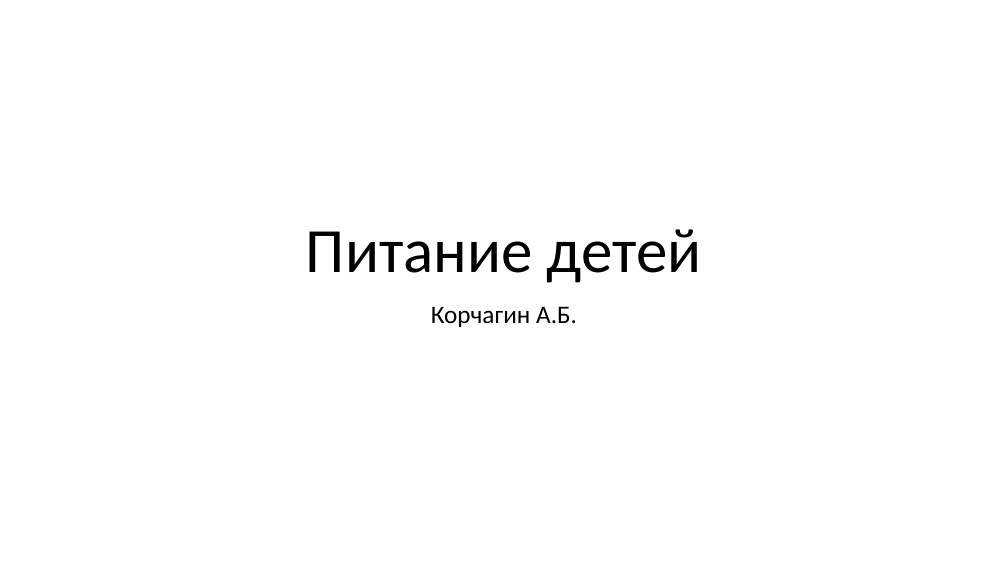
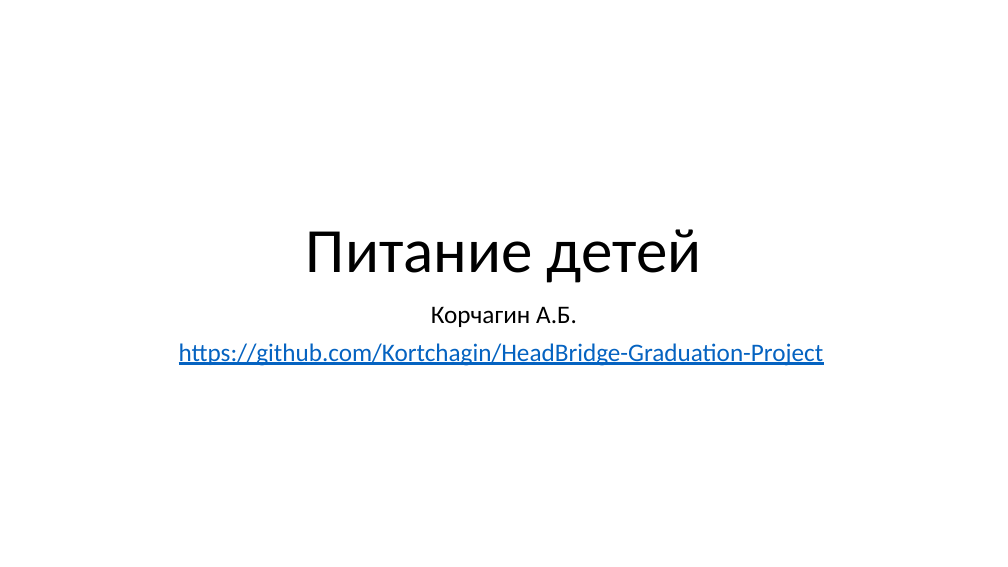
Before and after one commit to Kortchagin/-Kortchagin-s-HeadBridge-Graduation-Project, a slide deck: slide 1 of Проект_Корчагин_Питание детей.pptx. Drawn at 1008x567 pixels with LibreOffice and Linux fonts; fonts in the diff are those of the drawing. Boxes give left, top, right and bottom in pixels: in the first picture for what was removed or moved away, otherwise in the second. Text is boxed around its words. In the diff, an @@ line names an element or a change of style, - is before the commit and + after.

```diff
--- a/Проект_Корчагин_Питание детей.pptx
+++ b/Проект_Корчагин_Питание детей.pptx
@@ subtitle at [179, 343, 824, 366]: paragraph added @@
+https://github.com/Kortchagin/HeadBridge-Graduation-Project
```
Also in this commit, not shown: 1 slide added, 1 slide removed.
